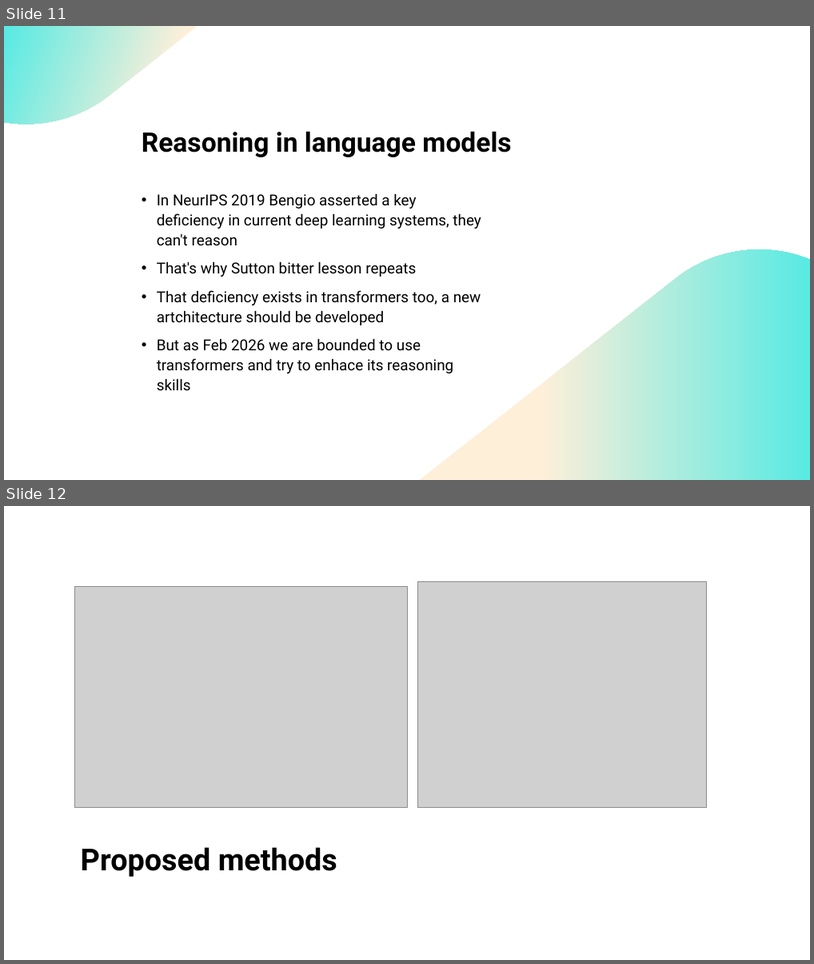
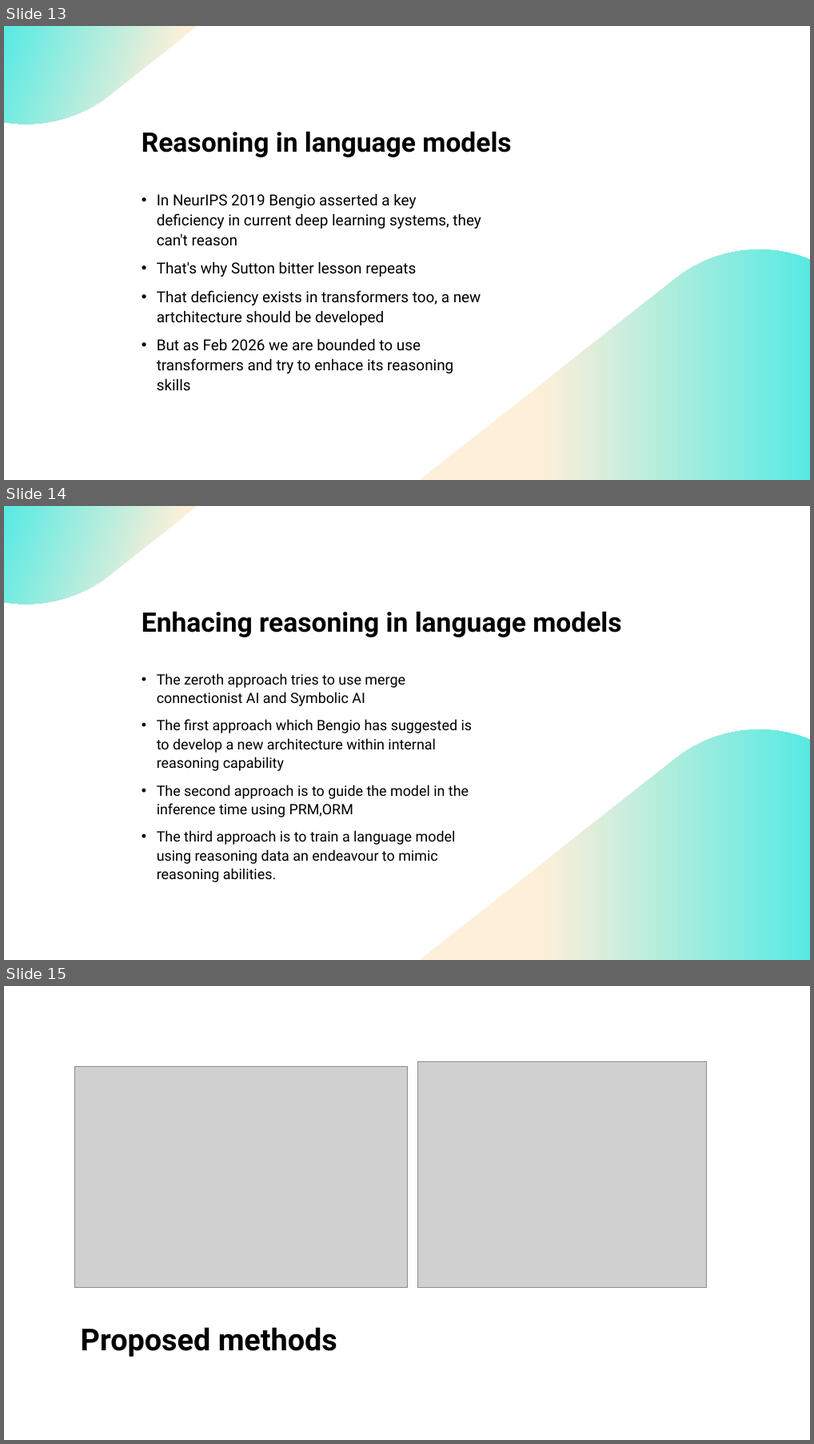
Before and after one commit to Mehrdadghassabi/Gaokerena-R, a slide deck: assets/thesis_documents/presentaion/Presentation 10.pptx. Shown one above the other, each under a label of ours: slides 11 and 12 before the commit, slides 13, 14 and 15 after it. The pictures are 814x964 and 814x1444 pixels, drawn with LibreOffice and Linux fonts; fonts in the diff are those of the drawing; grey boxes stand for pictures. Boxes give left, top, right and bottom in pixels: in the first picture for what was removed or moved away, otherwise in the second. Text is boxed around its words. In the diff, an @@ line names an element or a change of style, - is before the commit and + after.

```diff
--- a/assets/thesis_documents/presentaion/Presentation 10.pptx
+++ b/assets/thesis_documents/presentaion/Presentation 10.pptx
@@ slide 14 added at [4, 506, 810, 960], background #FFFFFF @@
@@ freeform shape added at [4, 506, 198, 604], fill gradient #FEEFD9 to #58EAE3 @@
@@ title added at [142, 611, 622, 637], 32 pt, text #000000, bold @@
+Enhacing reasoning in language models
@@ text added at [157, 673, 473, 882], 17 pt, text #000000 @@
+• The zeroth approach tries to use merge connectionist AI and Symbolic AI
+• The first approach which Bengio has suggested is to develop a new architecture within internal reasoning capability
+• The second approach is to guide the model in the inference time using PRM,ORM
+• The third approach is to train a language model using reasoning data an endeavour to mimic reasoning abilities.
@@ freeform shape added at [420, 730, 810, 960], fill gradient #FEEFD9 to #58EAE3 @@
@@ what was slide 11 is now slide 13 @@
@@ what was slide 12 is now slide 15 @@
```
Also in this commit, not shown: 9 slides changed, 4 other slides added, 1 other file.
